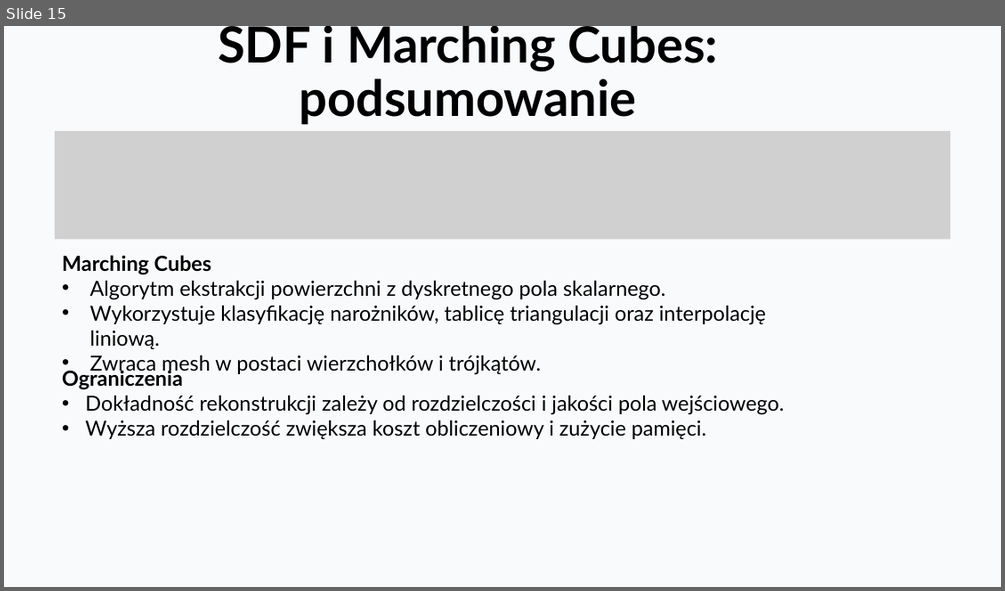
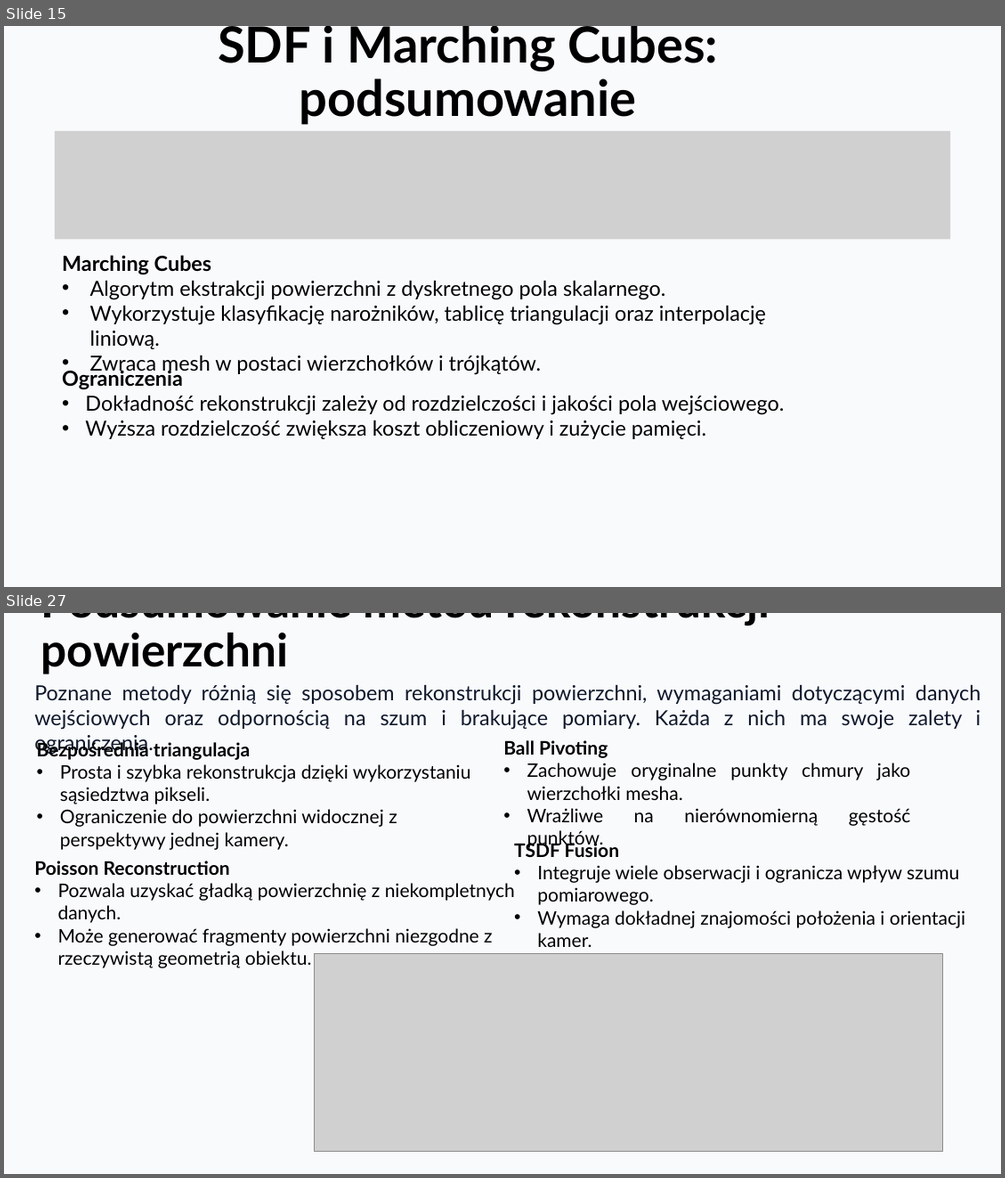
Before and after one commit to KajetanOzog/lab_6, a slide deck: prezentacja.pptx. Shown one above the other, each under a label of ours: slide 15 before the commit, slides 15 and 27 after it; the slides between them are not shown. The pictures are 1005x591 and 1005x1178 pixels, drawn with LibreOffice and Linux fonts; fonts in the diff are those of the drawing; grey boxes stand for pictures. Boxes give left, top, right and bottom in pixels: in the first picture for what was removed or moved away, otherwise in the second. Text is boxed around its words. In the diff, an @@ line names an element or a change of style, - is before the commit and + after.

```diff
--- a/prezentacja.pptx
+++ b/prezentacja.pptx
@@ slide 27 added at [4, 613, 1001, 1174], background #F8FAFC @@
@@ title added at [41, 613, 769, 674], 44 pt, text #000000, bold @@
+Podsumowanie metod rekonstrukcji powierzchni
@@ text added at [34, 684, 981, 730], 20 pt, text #0F172A @@
+Poznane metody różnią się sposobem rekonstrukcji powierzchni, wymaganiami dotyczącymi danych wejściowych oraz odpornością na szum i brakujące pomiary. Każda z nich ma swoje zalety i ograniczenia.
@@ text added at [37, 740, 471, 850], 18 pt, text #000000 @@
+Bezpośrednia triangulacja
+• Prosta i szybka rekonstrukcja dzięki wykorzystaniu sąsiedztwa pikseli.
+• Ograniczenie do powierzchni widocznej z perspektywy jednej kamery.
@@ text added at [503, 740, 910, 826], 18 pt, text #000000 @@
+Ball Pivoting
+• Zachowuje oryginalne punkty chmury jako wierzchołki mesha.
+• Wrażliwe na nierównomierną gęstość punktów.
@@ text added at [514, 841, 965, 947], 18 pt, text #000000 @@
+TSDF Fusion
+• Integruje wiele obserwacji i ogranicza wpływ szumu pomiarowego.
+• Wymaga dokładnej znajomości położenia i orientacji kamer.
@@ text added at [34, 860, 515, 968], 18 pt, text #000000 @@
+Poisson Reconstruction
+• Pozwala uzyskać gładką powierzchnię z niekompletnych danych.
+• Może generować fragmenty powierzchni niezgodne z rzeczywistą geometrią obiektu.
@@ picture added at [315, 954, 942, 1151] @@
```
Also in this commit, not shown: 4 slides changed, 11 other slides added, 21 other files.
